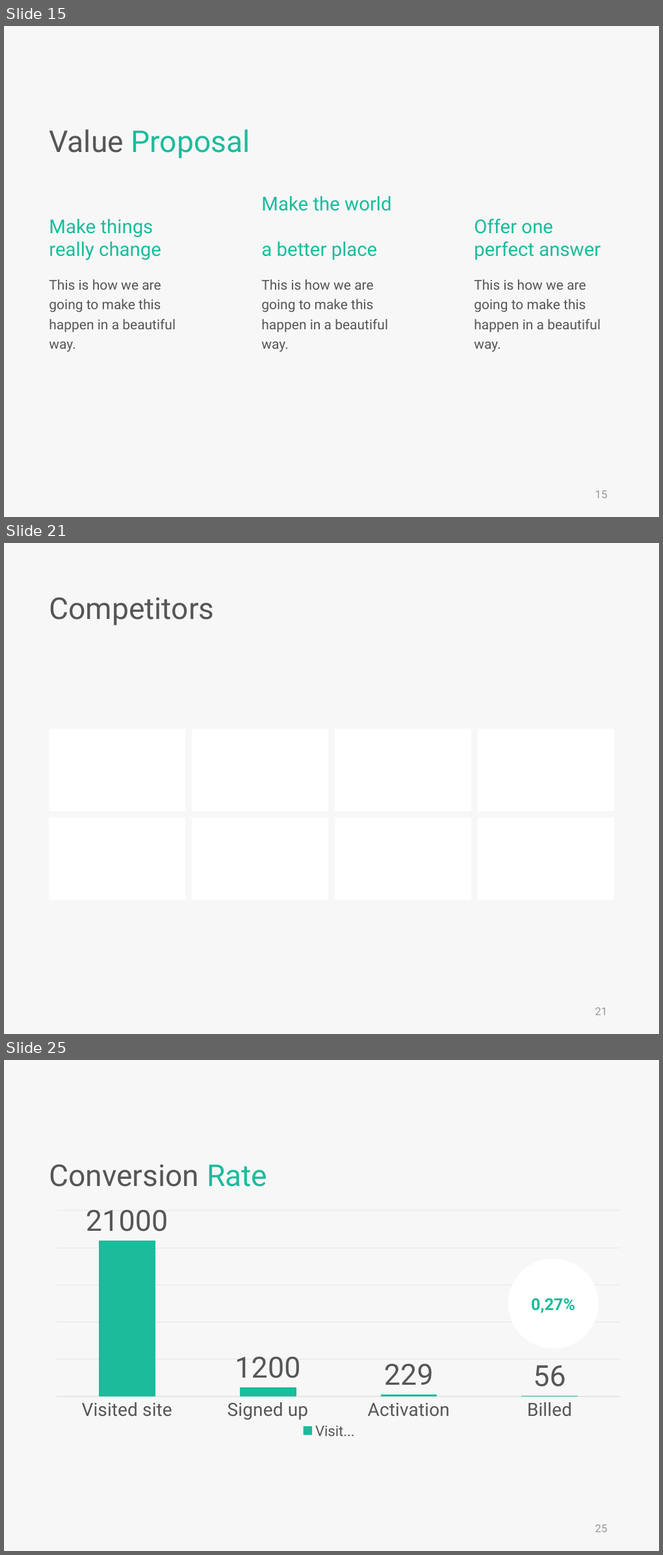
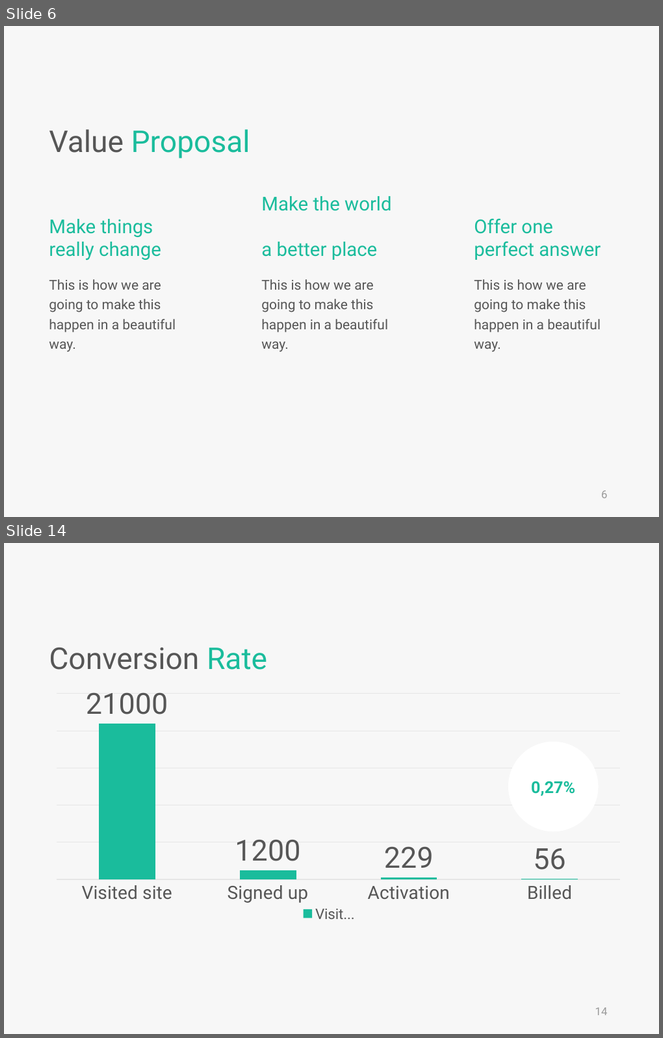
Before and after one commit to skyran1278/VbaProject, a slide deck: 20180126_SmartSplice/20180808_Meeting/SmartSplice.pptx. Shown one above the other, each under a label of ours: slides 15, 21 and 25 before the commit, slides 6 and 14 after it; the slides between them are not shown. The pictures are 663x1555 and 663x1038 pixels, drawn with LibreOffice and Linux fonts; fonts in the diff are those of the drawing. Boxes give left, top, right and bottom in pixels: in the first picture for what was removed or moved away, otherwise in the second. Text is boxed around its words. In the diff, an @@ line names an element or a change of style, - is before the commit and + after.

```diff
--- a/20180126_SmartSplice/20180808_Meeting/SmartSplice.pptx
+++ b/20180126_SmartSplice/20180808_Meeting/SmartSplice.pptx
@@ slide 21 removed at (x1=4, y1=543, x2=659, y2=1034), background #F7F7F7 @@
@@ text removed at (x1=49, y1=597, x2=214, y2=626) @@
-Competitors
@@ rectangle removed at (x1=50, y1=729, x2=185, y2=811) @@
@@ rectangle removed at (x1=192, y1=729, x2=328, y2=811) @@
@@ rectangle removed at (x1=335, y1=729, x2=471, y2=811) @@
@@ rectangle removed at (x1=478, y1=729, x2=614, y2=811) @@
@@ rectangle removed at (x1=50, y1=818, x2=185, y2=901) @@
@@ rectangle removed at (x1=192, y1=818, x2=328, y2=901) @@
@@ rectangle removed at (x1=335, y1=818, x2=471, y2=901) @@
@@ rectangle removed at (x1=478, y1=818, x2=614, y2=901) @@
@@ page number removed at (x1=596, y1=1008, x2=608, y2=1016) @@
-21
@@ what was slide 15 is now slide 6 @@
@@ page number at (x1=601, y1=491, x2=607, y2=499): text changed @@
-15
+6
@@ what was slide 25 is now slide 14 @@
@@ page number at (x1=596, y1=1008, x2=608, y2=1016): text changed @@
-25
+14
```
Also in this commit, not shown: 4 slides changed, 5 slides added, 25 other slides removed, 5 other files.
